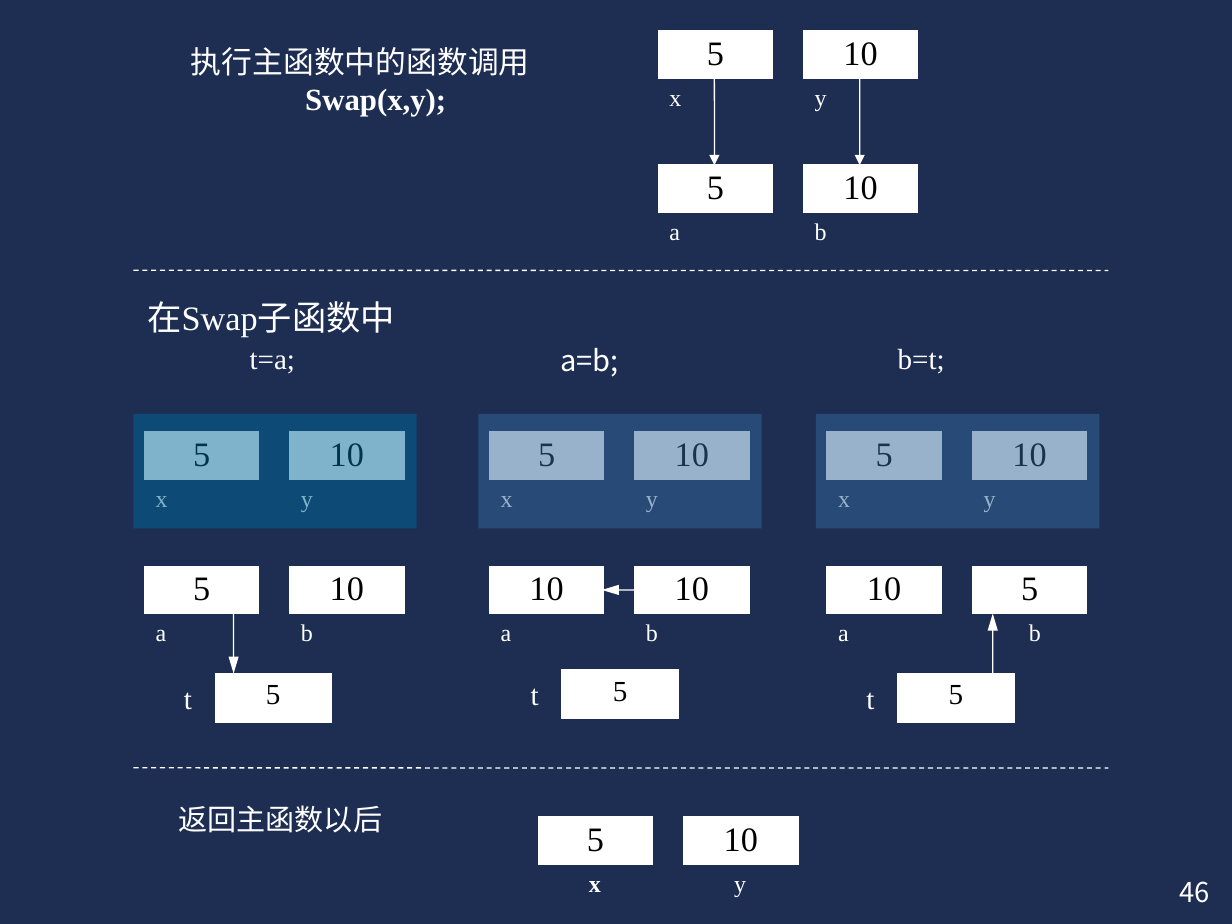
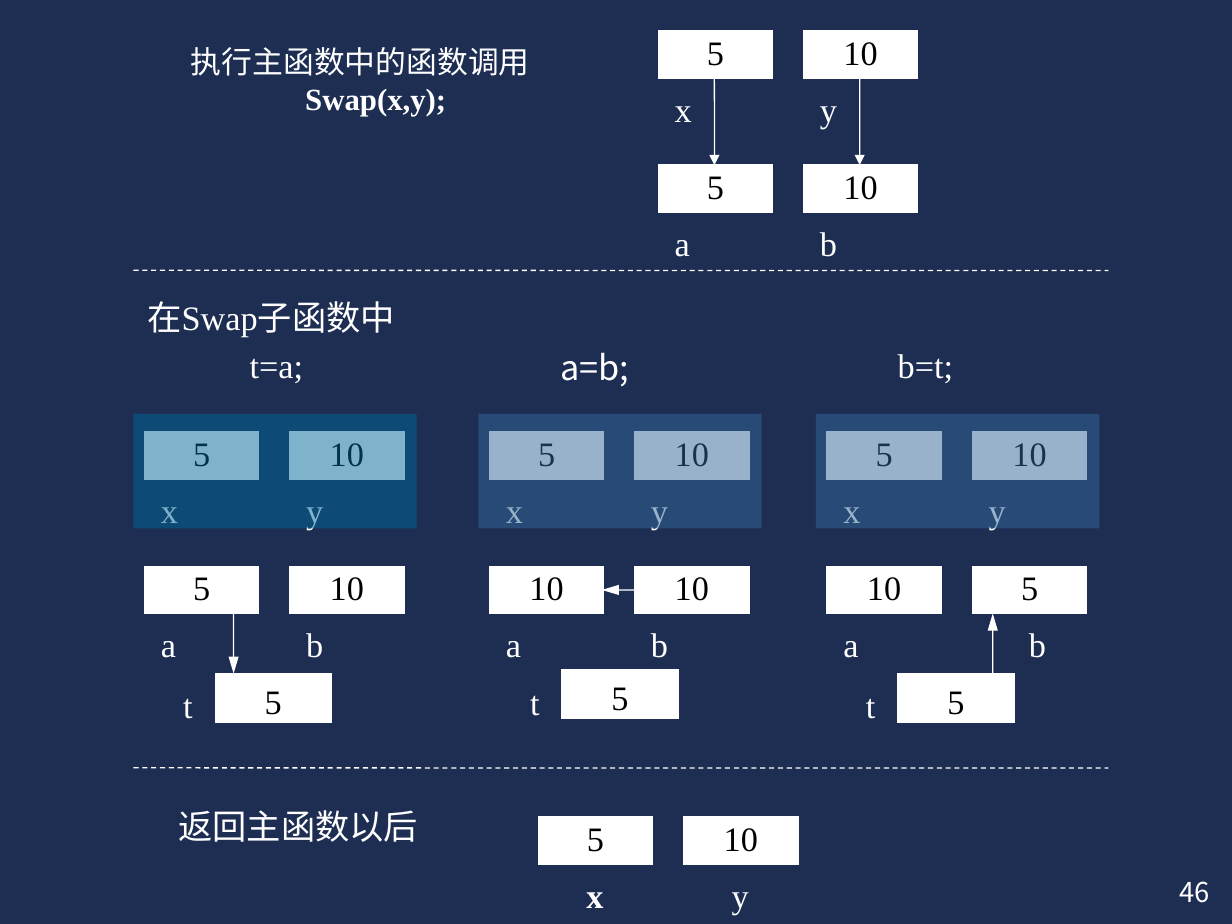
Before and after one commit to cugwhp/OOPCPP, a slide deck: slide 46 of 02.PPT/第3章 函数/c++3.ppt. Drawn at 1232x924 pixels with LibreOffice and Linux fonts; fonts in the diff are those of the drawing. Boxes give left, top, right and bottom in pixels: in the first picture for what was removed or moved away, otherwise in the second. Text is boxed around its words. In the diff, an @@ line names an element or a change of style, - is before the commit and + after.

```diff
--- a/02.PPT/第3章 函数/c++3.ppt
+++ b/02.PPT/第3章 函数/c++3.ppt
@@ size 17 to 20 pt; line spacing 0.9 to 1 in 10 elements at bbox=[560, 352, 629, 387], bbox=[250, 358, 303, 383], bbox=[216, 674, 331, 723], bbox=[183, 698, 192, 719], bbox=[898, 354, 953, 383], bbox=[898, 674, 1014, 723], bbox=[866, 698, 875, 719], bbox=[562, 670, 678, 719], bbox=[530, 695, 539, 716], bbox=[178, 810, 418, 842] @@
@@ size 14 to 20 pt; line spacing 0.8 to 1 in 18 elements at bbox=[675, 106, 692, 122], bbox=[820, 106, 837, 129], bbox=[675, 240, 690, 257], bbox=[820, 232, 837, 257], bbox=[161, 507, 178, 523], bbox=[306, 507, 323, 530], bbox=[161, 641, 176, 658], bbox=[306, 633, 323, 658], bbox=[843, 507, 860, 523], bbox=[989, 507, 1006, 530], bbox=[843, 641, 858, 658], bbox=[1029, 633, 1046, 658], bbox=[506, 507, 523, 523], bbox=[651, 507, 668, 530], bbox=[506, 641, 521, 658], bbox=[651, 633, 668, 658], bbox=[586, 892, 603, 908], bbox=[732, 892, 749, 915] @@
```
Also in this commit, not shown: 2 other slides changed, 1 slide removed, 3 other files.
